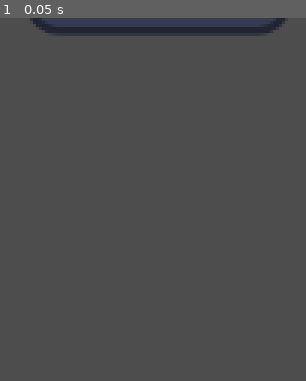
Above: before the commit, frame 1.
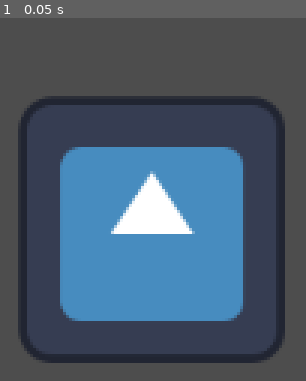
Above: after the commit, the same moment.

Repository: acmattson3/SymergySim
Game: Godot game, scene res://microgrid_simulation.tscn
The game is run twice, just before and just after one commit, with the same random seed, the same clock (stepped at 60 frames per second) and the same inputs. The engine's default icon, where the game draws it, is replaced by a stand-in: a white triangle on a blue panel in a dark square.
Inputs:
- Up to frame 1 (0.05 s): no input

The runs differ from the first frame. In frame 1, 39% of the frame differs, in the area x 5-94%, y 0-96%.

Commit message:
Added load component. Current sim runs with a single generator powering two loads. Generator reacts according to load demands.

Diff:
--- a/components/base_component.gd
+++ b/components/base_component.gd
@@ -1,7 +1,7 @@
 extends Node2D
 class_name BaseComponent
 
-enum ComponentType { NONE, GENERATOR }
+enum ComponentType { NONE, GENERATOR, LOAD }
 
 # Component information
 @export var id: StringName = ""
@@ -26,5 +26,7 @@
 	match type:
 		ComponentType.GENERATOR:
 			return "generator"
+		ComponentType.LOAD:
+			return "load"
 		_:
 			return "none"
--- /dev/null
+++ b/components/loads/load_component.gd
@@ -0,0 +1,20 @@
+extends BaseComponent
+class_name LoadComponent
+
+@export var base_demand_kw := 50.0
+@export var fluctuation := 20.0
+var current_demand := base_demand_kw
+
+func _ready():
+	LoadManager.add_load.emit(self)
+
+var time: float = randf_range(0.0, 120.0)
+func _physics_process(delta): # Can be overwritten by children
+	time += delta
+	current_demand = base_demand_kw + fluctuation * (sin(0.1 * time) + cos(0.08 * 1.5 * time))
+
+	var demand_payload = JSON.stringify({"value": current_demand, "unit": "kW"})
+	MQTTHandler.queue_message(TopicHandler.get_component_topic(id, "power"), demand_payload)
+
+func get_current_load():
+	return current_demand
--- /dev/null
+++ b/components/loads/load_component.tscn
@@ -0,0 +1,9 @@
+[gd_scene load_steps=3 format=3 uid="uid://dve2brxwln5qo"]
+
+[ext_resource type="PackedScene" uid="uid://dc75uliroor2p" path="res://components/base_component.tscn" id="1_gnno5"]
+[ext_resource type="Script" path="res://components/loads/load_component.gd" id="2_khhe1"]
+
+[node name="LoadComponent" instance=ExtResource("1_gnno5")]
+script = ExtResource("2_khhe1")
+base_demand_kw = 50.0
+fluctuation = 20.0
--- a/components/sources/generator/generator.gd
+++ b/components/sources/generator/generator.gd
@@ -5,25 +5,37 @@
 @export var fuel_type: FuelType = FuelType.NONE
 
 var time: float = 0.0
+@export var available_capacity_kw: float = 100.0  # Max generator capacity
+
 func _physics_process(delta: float) -> void:
 	time += delta
 
-	var test_demand = 200.0 + 50.0 * (sin(0.15 * time) + cos(0.1 * 1.8 * time))
-	var demand_payload = JSON.stringify({"value": test_demand, "unit": "A"})
-	MQTTHandler.queue_message(TopicHandler.get_component_topic(id, "demand"), demand_payload)
+	# Get the current total load demand
+	var total_demand_kw = LoadManager.get_total_demand()
 
-	var test_voltage = 120.0 + 2.0 * (sin(0.2 * time) + cos(0.14 * 1.62 * time))
-	var voltage_payload = JSON.stringify({"value": test_voltage, "unit": "V"})
-	MQTTHandler.queue_message(TopicHandler.get_component_topic(id, "voltage"), voltage_payload)
+	# Adjust generator output based on demand (cannot exceed max capacity)
+	var supplied_power = min(total_demand_kw, available_capacity_kw)
+	var power_overflow = total_demand_kw - supplied_power # How much power we can't provide
 
-	var test_power = (test_voltage*test_demand)/1000.0
-	var power_payload = JSON.stringify({"value": test_power, "unit": "kW"})
-	MQTTHandler.queue_message(TopicHandler.get_component_topic(id, "power"), power_payload)
+	# Simulate voltage fluctuation (within normal range)
+	var test_voltage = 120.0 + 0.2*sin(0.1*time) - 8.0*(power_overflow/(0.1*available_capacity_kw)) # Max voltage drop at +10% rated capacity
+	print("Voltage: ", test_voltage)
+	print("Demand: ", total_demand_kw)
+	if test_voltage <= 112.0:
+		print("Scary voltage!")
 
-	var test_energy = 15000.0 + 500.0 * (sin(0.05 * time) + cos(0.02 * 2.3 * time))
-	var energy_payload = JSON.stringify({"value": test_energy, "unit": "kWh"})
-	MQTTHandler.queue_message(TopicHandler.get_component_topic(id, "energy"), energy_payload)
+	# Adjust current based on power demand (P = VI -> I = P/V)
+	var test_demand = (supplied_power * 1000.0) / test_voltage
 
-	var test_status = true
-	var status_payload = JSON.stringify({"value": test_status, "unit": "bool"})
-	MQTTHandler.queue_message(TopicHandler.get_component_topic(id, "status"), status_payload)
+	# Send MQTT messages
+	MQTTHandler.queue_message(TopicHandler.get_component_topic(id, "demand"), JSON.stringify({"value": test_demand, "unit": "A"}))
+	MQTTHandler.queue_message(TopicHandler.get_component_topic(id, "voltage"), JSON.stringify({"value": test_voltage, "unit": "V"}))
+	MQTTHandler.queue_message(TopicHandler.get_component_topic(id, "power"), JSON.stringify({"value": supplied_power, "unit": "kW"}))
+
+	# Energy accumulates over time
+	var test_energy = supplied_power * delta + 500.0 * (sin(0.05 * time) + cos(0.02 * 2.3 * time))
+	MQTTHandler.queue_message(TopicHandler.get_component_topic(id, "energy"), JSON.stringify({"value": test_energy, "unit": "kWh"}))
+
+	# Generator status (turn off if it can't meet demand)
+	var test_status = supplied_power > 0.0
+	MQTTHandler.queue_message(TopicHandler.get_component_topic(id, "status"), JSON.stringify({"value": test_status, "unit": "bool"}))
--- a/components/sources/generator/generator.tscn
+++ b/components/sources/generator/generator.tscn
@@ -7,6 +7,7 @@
 [node name="Generator" instance=ExtResource("1_vgx6f")]
 script = ExtResource("2_or1me")
 fuel_type = 0
+available_capacity_kw = 100.0
 
 [node name="Icon" type="Sprite2D" parent="." index="0"]
 texture = ExtResource("3_gnxb4")
--- /dev/null
+++ b/load_manager.gd
@@ -0,0 +1,35 @@
+extends Node
+
+var total_demand_kw: float = 0.0  # Sum of all load demands
+
+signal add_load(component: LoadComponent)
+var loads := []
+
+func _ready():
+	add_load.connect(_on_add_load)
+
+var time := 0.0
+var update_elapsed := 0.25
+var update_interval := 0.25
+func _physics_process(delta: float) -> void:
+	time += delta
+	update_elapsed += delta
+
+func _on_add_load(component: LoadComponent):
+	if component not in loads:
+		loads.append(component)
+
+# Update total demand (called by loads)
+func update_total_demand():
+	if not update_elapsed >= update_interval:
+		return
+	update_elapsed = 0.0
+
+	total_demand_kw = 0.0
+	for load: LoadComponent in loads:
+		total_demand_kw += load.get_current_load()
+
+# Return the total demand (used by generators)
+func get_total_demand() -> float:
+	update_total_demand()
+	return total_demand_kw
--- a/microgrid_simulation.tscn
+++ b/microgrid_simulation.tscn
@@ -1,7 +1,8 @@
-[gd_scene load_steps=3 format=3 uid="uid://c6bcvft6fbq1m"]
+[gd_scene load_steps=4 format=3 uid="uid://c6bcvft6fbq1m"]
 
 [ext_resource type="Script" path="res://microgrid_simulation.gd" id="1_tm1sw"]
 [ext_resource type="PackedScene" uid="uid://dckmn61maw7gg" path="res://components/sources/generator/generator.tscn" id="2_klre5"]
+[ext_resource type="PackedScene" uid="uid://dve2brxwln5qo" path="res://components/loads/load_component.tscn" id="3_sqxuq"]
 
 [node name="MicrogridSimulation" type="Node2D"]
 script = ExtResource("1_tm1sw")
@@ -9,10 +10,30 @@
 [node name="Components" type="Node2D" parent="."]
 
 [node name="TestGenerator" parent="Components" instance=ExtResource("2_klre5")]
-position = Vector2(128, -56)
+position = Vector2(125, 102)
 fuel_type = 1
 id = &"generator1"
 type = 1
 latitude = "64.8370"
 longitude = "-147.7175"
 altitude = "202.5"
+
+[node name="LoadComponent" parent="Components" instance=ExtResource("3_sqxuq")]
+position = Vector2(378, 167)
+base_demand_kw = 25.0
+fluctuation = 10.0
+id = &"load1"
+type = 2
+latitude = "64.8372"
+longitude = "-147.7176"
+altitude = "211.0"
+
+[node name="LoadComponent2" parent="Components" instance=ExtResource("3_sqxuq")]
+position = Vector2(266, 279)
+base_demand_kw = 75.0
+fluctuation = 10.0
+id = &"load2"
+type = 2
+latitude = "64.8373"
+longitude = "-147.7177"
+altitude = "211.5"
--- a/mqtt_handler.gd
+++ b/mqtt_handler.gd
@@ -61,6 +61,7 @@
 signal broker_disconnected()
 signal broker_connection_failed()
 signal publish_acknowledge(pid)
+signal published_messages(messages: Dictionary)
 
 var received_buffer : PackedByteArray = PackedByteArray()
 
@@ -117,13 +118,15 @@
 
 var ping_ticks_next_0 = 0
 
-var buffered_messages = {}
+var buffered_messages := {}
 func queue_message(topic: String, payload: String):
 	buffered_messages[topic] = payload
 
 func publish_buffered_messages():
 	for topic in buffered_messages.keys():
 		publish(topic, buffered_messages[topic])
+
+	published_messages.emit(buffered_messages)
 
 	buffered_messages = {}
 
--- a/project.godot
+++ b/project.godot
@@ -19,6 +19,11 @@
 
 MQTTHandler="*res://mqtt_handler.gd"
 TopicHandler="*res://topic_handler.gd"
+LoadManager="*res://load_manager.gd"
+
+[physics]
+
+common/physics_ticks_per_second=30
 
 [rendering]
 
Not shown, changed: mqtt_grapher.py
